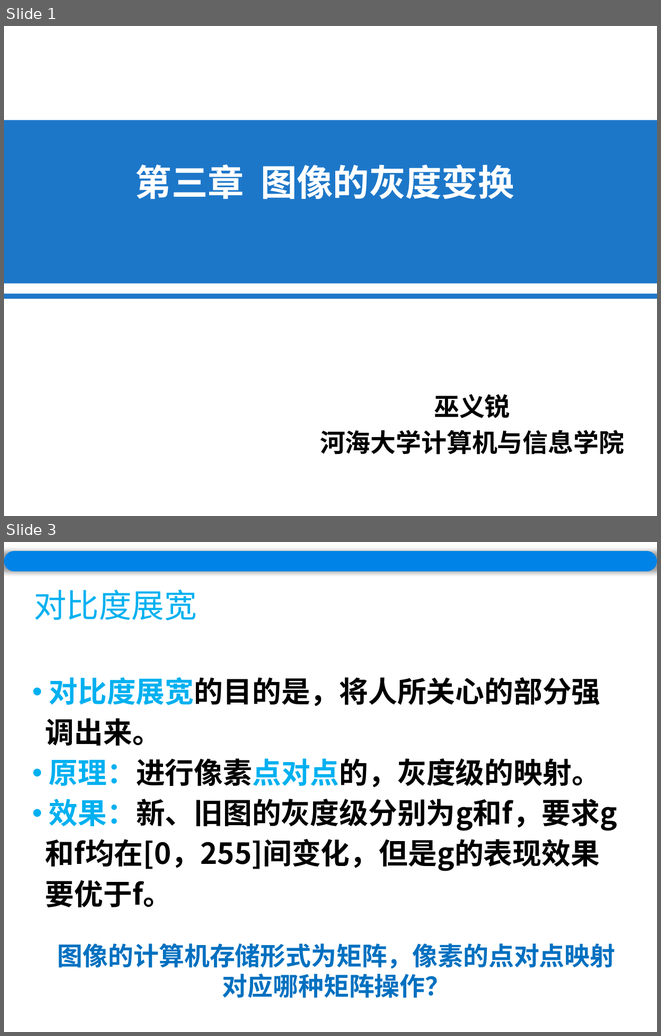
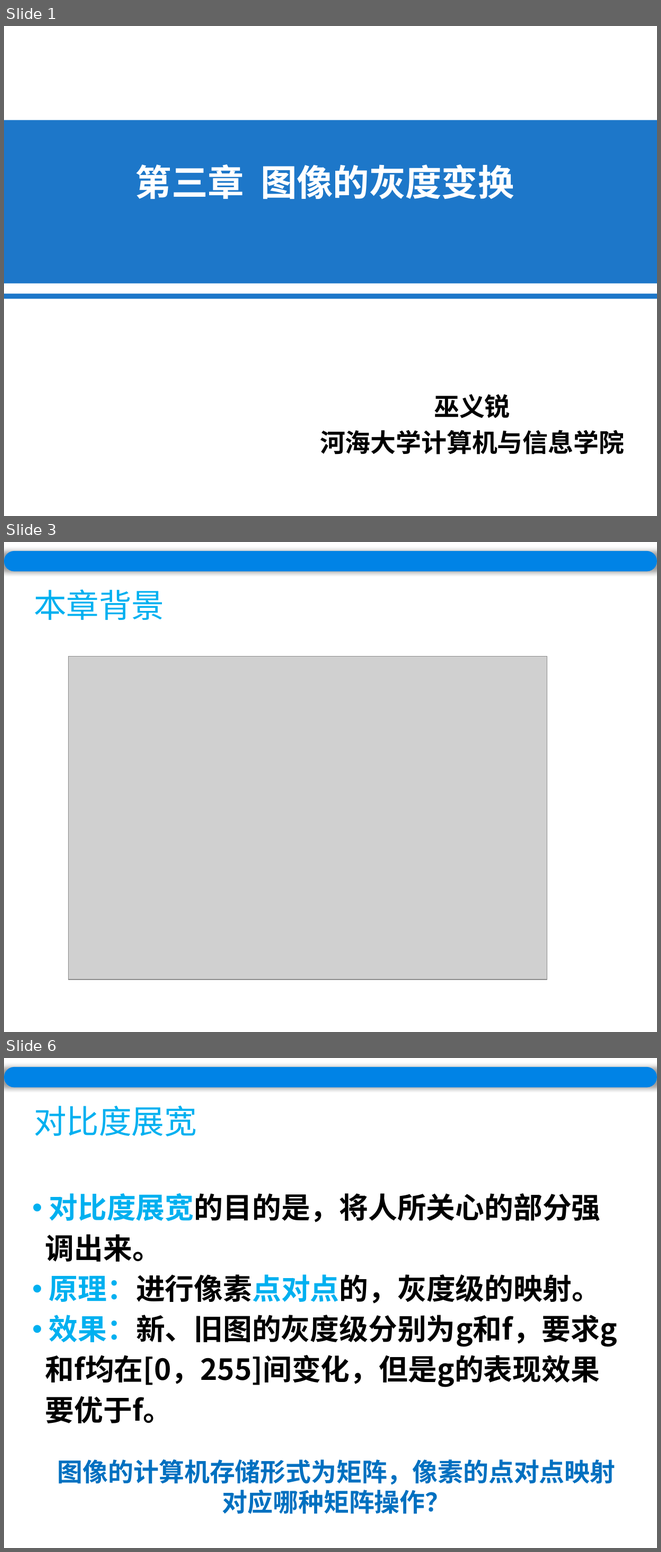
Before and after one commit to wuyirui/wuyirui.github.io, a slide deck: ppt/Chapter3.pptx. Shown one above the other, each under a label of ours: slides 1 and 3 before the commit, slides 1, 3 and 6 after it; the slides between them are not shown. The pictures are 661x1036 and 661x1552 pixels, drawn with LibreOffice and Linux fonts; fonts in the diff are those of the drawing; grey boxes stand for pictures. Boxes give left, top, right and bottom in pixels: in the first picture for what was removed or moved away, otherwise in the second. Text is boxed around its words. In the diff, an @@ line names an element or a change of style, - is before the commit and + after.

```diff
--- a/ppt/Chapter3.pptx
+++ b/ppt/Chapter3.pptx
@@ slide 3 added at <box>4,542,657,1032</box>, background #FFFFFF @@
@@ rounded rectangle added at <box>4,551,657,571</box>, fill #0083E6 @@
@@ text added at <box>34,589,164,620</box>, 36 pt, text #00B0F0 @@
+本章背景
@@ picture added at <box>68,656,547,979</box> @@
@@ what was slide 3 is now slide 6 @@
```
Also in this commit, not shown: 5 slides changed, 7 other slides added, 11 other files.
